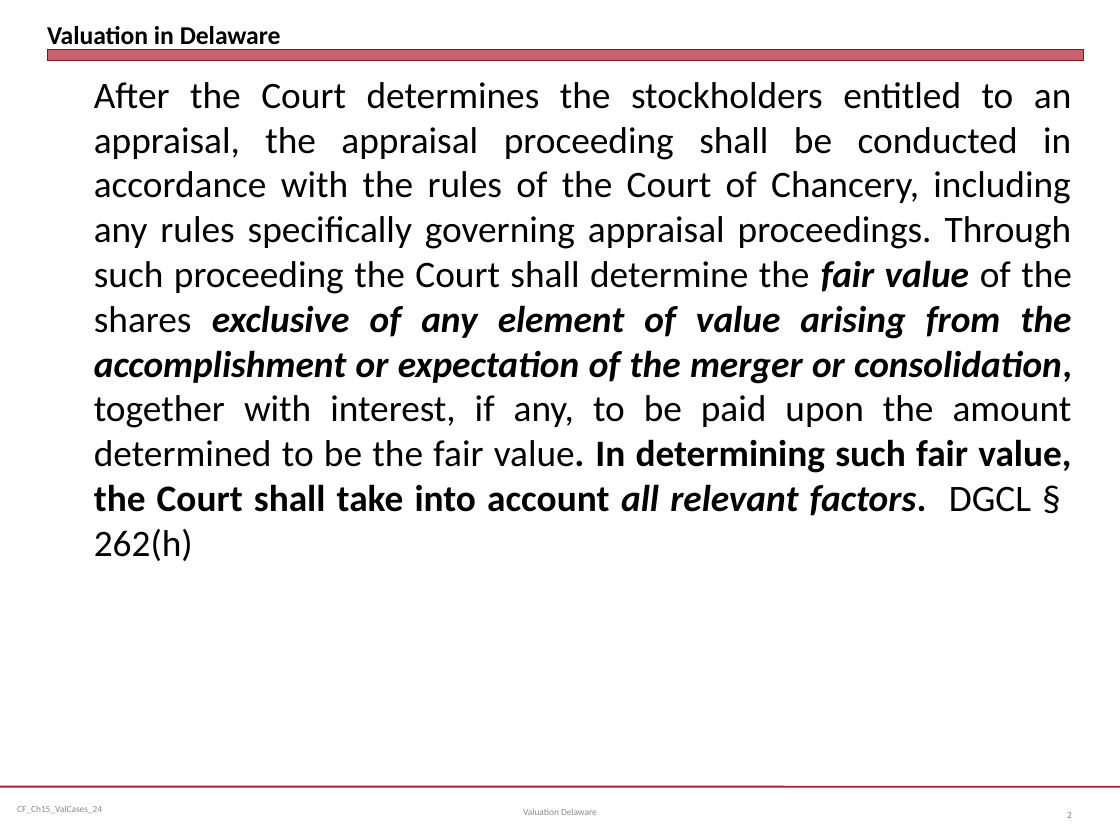
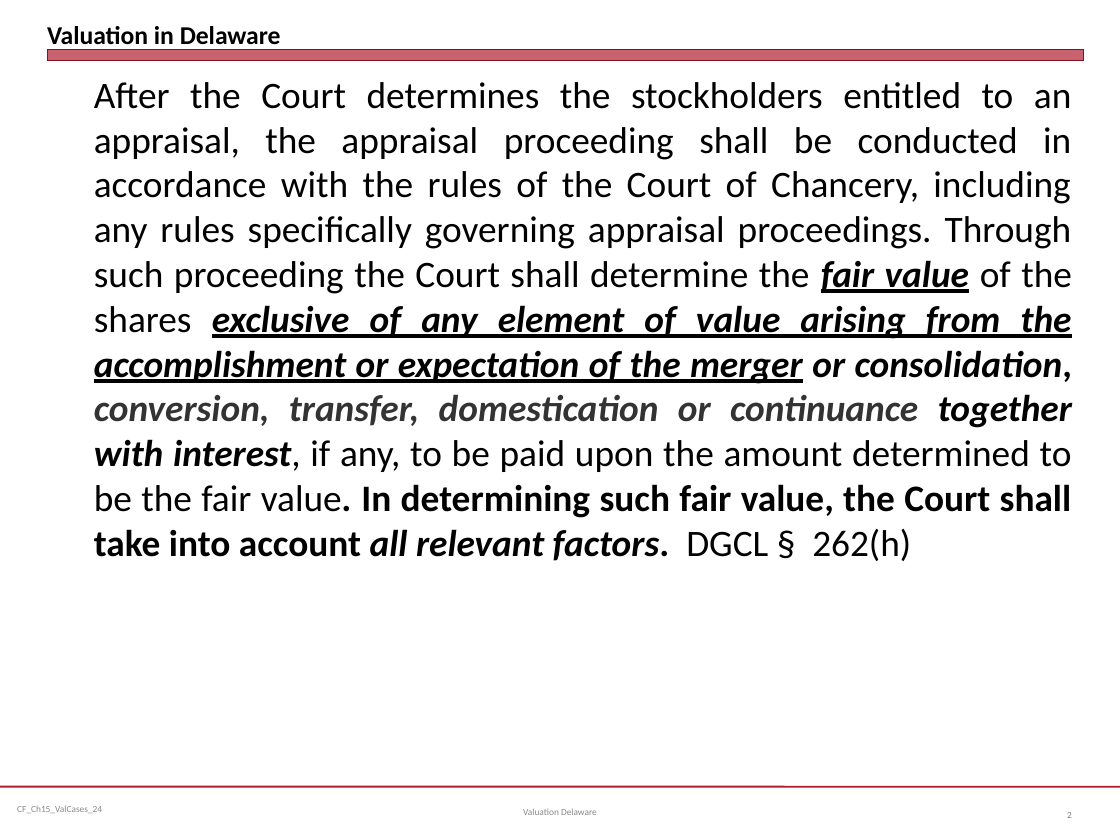
Before and after one commit to jmc877/Corporate-Finance, a slide deck: slide 2 of slides/CF_Ch15_ValCases_24.pptx. Drawn at 1120x840 pixels with LibreOffice and Linux fonts; fonts in the diff are those of the drawing. Boxes give left, top, right and bottom in pixels: in the first picture for what was removed or moved away, otherwise in the second. Text is boxed around its words. In the diff, an @@ line names an element or a change of style, - is before the commit and + after.

```diff
--- a/slides/CF_Ch15_ValCases_24.pptx
+++ b/slides/CF_Ch15_ValCases_24.pptx
@@ text at box(94, 82, 1072, 561): text changed @@
-After the Court determines the stockholders entitled to an appraisal, the appraisal proceeding shall be conducted in accordance with the rules of the Court of Chancery, including any rules specifically governing appraisal proceedings. Through such proceeding the Court shall determine the fair value of the shares exclusive of any element of value arising from the accomplishment or expectation of the merger or consolidation, together with interest, if any, to be paid upon the amount determined to be the fair value. In determining such fair value, the Court shall take into account all relevant factors. DGCL § 262(h)
+After the Court determines the stockholders entitled to an appraisal, the appraisal proceeding shall be conducted in accordance with the rules of the Court of Chancery, including any rules specifically governing appraisal proceedings. Through such proceeding the Court shall determine the fair value of the shares exclusive of any element of value arising from the accomplishment or expectation of the merger or consolidation, conversion, transfer, domestication or continuance together with interest, if any, to be paid upon the amount determined to be the fair value. In determining such fair value, the Court shall take into account all relevant factors. DGCL § 262(h)
```
Also in this commit, not shown: 7 other slides changed, 3 slides added, 3 slides removed.
